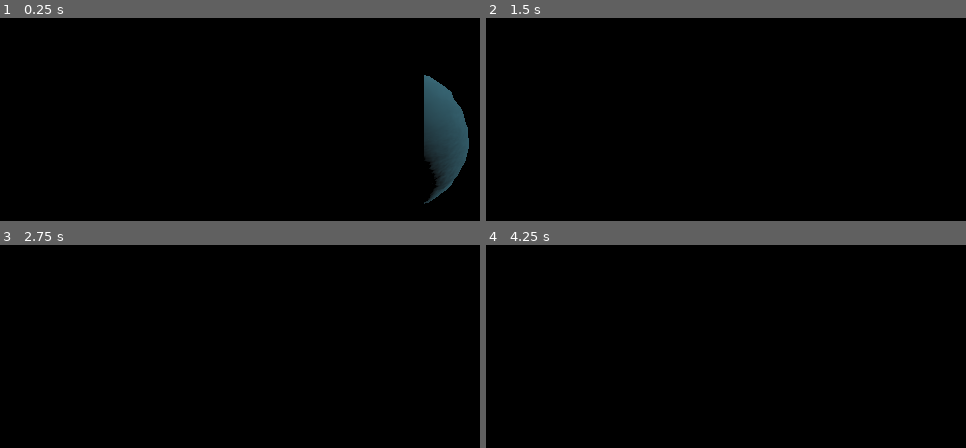
Above: before the commit, frames 1-4 (two rows, left to right).
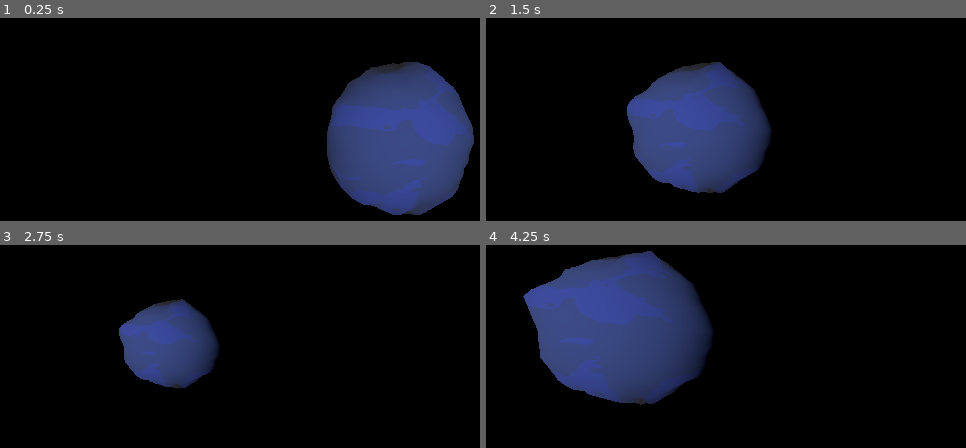
Above: after the commit, the same moments.

Repository: Quantiset/atmosphere-shader
Game: Godot game, scene res://Scenes/main.tscn
The game is run twice, just before and just after one commit, with the same random seed, the same clock (stepped at 60 frames per second) and the same inputs.
Inputs (mouse positions are in pixels of both pictures, inside the frame that each line leads up to):
- Up to frame 1 (0.25 s): no input
- Up to frame 2 (1.5 s): tap Enter at 0.5 s; move the mouse to (outside the picture) at 0.52 s; hold D 0.53-1.28 s; tap Q at 0.6 s; click (outside the picture) at 0.67 s; move the mouse to (726, 162) at 1.27 s; hold S from 1.28 s (still down); tap E at 1.35 s
- Up to frame 3 (2.75 s): move the mouse to (479, 267) at 2.02 s; release S at 2.03 s; hold D from 2.03 s (still down); tap Q at 2.1 s
- Up to frame 4 (4.25 s): move the mouse to (outside the picture) at 2.77 s; release D at 2.78 s; hold W 2.78-3.53 s; tap E at 2.85 s; click (outside the picture) at 2.92 s; move the mouse to (outside the picture) at 3.52 s; hold A from 3.53 s (still down); tap Q at 3.6 s

The runs differ from the first frame. In frame 1, 18% of the frame differs, in the area x 68-99%, y 21-98%; in frame 2, 15%; in frame 3, 6.8%; in frame 4, 22%, in the area x 7-48%, y 2-79%.

Commit message:
Implementation of Multiple Wavelengths

Diff:
--- a/Scenes/main.tscn
+++ b/Scenes/main.tscn
@@ -6,10 +6,13 @@
 [ext_resource type="Shader" uid="uid://rc0fl3vf0s6u" path="res://Scripts/atmosphere.gdshader" id="3_8gbba"]
 
 [sub_resource type="FastNoiseLite" id="FastNoiseLite_kry3j"]
+frequency = 0.0032
 fractal_type = 2
 
 [sub_resource type="NoiseTexture2D" id="NoiseTexture2D_21xkr"]
 noise = SubResource("FastNoiseLite_kry3j")
+seamless = true
+in_3d_space = true
 
 [sub_resource type="FastNoiseLite" id="FastNoiseLite_6bp64"]
 frequency = 0.0439
@@ -45,7 +48,7 @@
 shader_parameter/camera_position = Vector3(0, 0, 0)
 shader_parameter/camera_basis = Basis(1, 0, 0, 0, 1, 0, 0, 0, 1)
 shader_parameter/min_max_x_y = Vector4(0, 0, 0, 0)
-shader_parameter/ray_distance = 100.0
+shader_parameter/density_falloff = 10.0
 shader_parameter/sample_points = 10
 
 [sub_resource type="PlaneMesh" id="PlaneMesh_8gbba"]
@@ -72,6 +75,7 @@
 offset_right = 40.0
 offset_bottom = 40.0
 mouse_filter = 2
+color = Color(0.078431375, 0.78039217, 0.11372549, 1)
 
 [node name="Sun" type="MeshInstance3D" parent="."]
 transform = Transform3D(1, 0, 0, 0, 1, 0, 0, 0, 1, 0, 0, -91.67713)
@@ -83,9 +87,9 @@
 [node name="Camera3D" type="Camera3D" parent="Yaw"]
 unique_name_in_owner = true
 transform = Transform3D(-1, 0, -8.742278e-08, 0, 1, 0, 8.742278e-08, 0, -1, 0, 0, -4.6920485)
-far = 1000.0
 script = ExtResource("2_bo1nx")
 
 [node name="MeshInstance3D" type="MeshInstance3D" parent="Yaw/Camera3D"]
-transform = Transform3D(1, 0, 0, 0, -4.371139e-08, -0.99999994, 0, 1, -4.3711385e-08, -0.985, 0, -0.185)
+transform = Transform3D(1, 0, 0, 0, -4.371139e-08, -0.99999994, 0, 1, -4.3711385e-08, 0.016749624, 0, -0.07049608)
+cast_shadow = 0
 mesh = SubResource("PlaneMesh_8gbba")
--- a/Scripts/Earth.gdshader
+++ b/Scripts/Earth.gdshader
@@ -4,12 +4,17 @@
 uniform sampler2D normalmap;
 
 void vertex() {
-	VERTEX *= (0.1*texture(mountainmap, UV).r + 1.);
+	float tmp;
+	VERTEX *= (0.25*texture(mountainmap, UV).r + 1.);
 }
 
 void fragment() {
-	NORMAL_MAP = texture(normalmap, UV).rgb*0.2;
-	ALBEDO = vec3(0.2, 0.4, 0.46);
+	float h = texture(mountainmap, UV).r;
+	if (h > 0.65) {
+		ALBEDO = vec3(0.207, 0.271, 0.612);
+	} else {
+		ALBEDO = vec3(0.207, 0.271, 0.512);
+	}
 }
 
 //void light() {
--- a/Scripts/atmosphere.gdshader
+++ b/Scripts/atmosphere.gdshader
@@ -1,6 +1,7 @@
 shader_type spatial;
 render_mode unshaded;
 
+uniform sampler2D screen_color_tex : hint_screen_texture;
 uniform sampler2D depth_tex : hint_depth_texture;
 uniform float z_near;
 uniform float z_far;
@@ -13,11 +14,33 @@
 uniform mat3 camera_basis;
 uniform sampler2D direction_vector;
 uniform vec4 min_max_x_y;
-uniform float ray_distance = 100;
+uniform float density_falloff = 0.0;
 uniform int sample_points = 10;
+uniform vec3 scattering_coeffs;
 
-vec2 ray_sphere(vec3 ray_dir) {
-	vec3 to_earth = camera_position - planet_position;
+float density_at_point(vec3 point) {
+	float height_above_surface = length(point - planet_position) - planet_radius;
+	float scaled_height = height_above_surface / (atmosphere_radius - planet_radius);
+	float density = exp(-density_falloff * scaled_height) * (1.0 - scaled_height);
+	return clamp(density, 0.0, 1.0);
+}
+
+float optical_depth(vec3 ray_origin, vec3 ray_dir, float ray_length) {
+	float step_size = ray_length / float(sample_points);
+	float optical_depth = 0.0;
+
+	vec3 local_point = ray_origin;
+	for (int i = 0; i < sample_points; i++) {
+		float local_density = density_at_point(local_point);
+		optical_depth += local_density * step_size;
+		local_point += ray_dir * step_size;
+	}
+
+	return optical_depth;
+}
+
+vec2 ray_sphere(vec3 ray_origin, vec3 ray_dir) {
+	vec3 to_earth = ray_origin - planet_position;
 
 	float a = 1.0;
 	float b = 2.0 * dot(to_earth, ray_dir);
@@ -27,7 +50,7 @@
 
 	if (discriminant > 0.0) {
 		float s = sqrt(discriminant);
-		float near = max(0.001, (-b-s) / (2.0*a));
+		float near = max(0.0, (-b-s) / (2.0*a));
 		float far = (-b+s)/(2.0*a);
 		if (far > 0.001) {
 			return vec2(near, far - near);
@@ -39,13 +62,16 @@
 
 void fragment() {
 
+	vec4 og_col = texture(screen_color_tex, SCREEN_UV);
 	float d_nonlinear = texture(depth_tex, SCREEN_UV).r;
-	float z_n = d_nonlinear;
+	vec3 ndc = vec3(SCREEN_UV * 2.0 - 1.0, d_nonlinear);
 
-	float ndc_depth = d_nonlinear * 2.0 - 1.0;
-    float linear_depth = INV_PROJECTION_MATRIX[3][2] / (ndc_depth + INV_PROJECTION_MATRIX[2][2]);
+	vec4 view = INV_PROJECTION_MATRIX * vec4(ndc, 1.0);
+	view.xyz /= view.w;
 
-	float d_linear = abs(linear_depth);
+	float linear_distance = -view.z;
+
+	float d_linear = abs(linear_distance);
 
 	float min_x = min_max_x_y.r;
 	float max_x = min_max_x_y.g;
@@ -59,18 +85,38 @@
 	dir.y = -dir.y;
 	dir = normalize(camera_basis * dir);
 
-	vec2 rs = ray_sphere(dir);
+	vec2 rs = ray_sphere(camera_position, dir);
 	float dist_to_atmosphere = rs.r;
 	float dist_in_atmosphere = rs.g;
 
-	float s = min(dist_in_atmosphere, d_linear - dist_to_atmosphere) / (2.0*atmosphere_radius);
-	ALBEDO = vec3(d_nonlinear);
+	float end_dist = min(dist_to_atmosphere + dist_in_atmosphere, d_linear);
+	float ray_dist = end_dist - dist_to_atmosphere;
 
-	vec3 query_pos = camera_position;
+	vec3 query_pos = camera_position + dist_to_atmosphere*dir;
+
+	vec3 total_color = vec3(0.0);
+	float step_size = ray_dist / float(sample_points);
+	query_pos += step_size * dir;
+
+	float view_optical_depth = 0.0;
+
 	for (int i = 0; i < sample_points; i++) {
-		query_pos += dir*(float(i) * ray_distance / float(sample_points));
+		query_pos += dir * step_size;
+		vec3 to_sun = normalize(sun_position - query_pos);
+		float density = density_at_point(query_pos);
 
+		if (density > 0.0001) {
+			float sun_time_spent = ray_sphere(query_pos, to_sun).y;
+			float sun_optical_depth = optical_depth(query_pos, to_sun, sun_time_spent);
+			view_optical_depth = optical_depth(query_pos, -dir, float(i+1) * step_size);
+			vec3 transmittance = exp(-(sun_optical_depth+view_optical_depth) * scattering_coeffs);
+
+			total_color += max(density * transmittance * step_size * scattering_coeffs, vec3(0.0));
+		}
 	}
+
+	ALBEDO = og_col.rgb * exp(-view_optical_depth) + total_color;
+	//ALPHA = 1.0;
 
 }
 
--- a/Scripts/main.gd
+++ b/Scripts/main.gd
@@ -33,13 +33,18 @@
 	$Yaw/Camera3D/MeshInstance3D.mesh.material.set_shader_parameter("direction_vector", im_tex)
 	$Yaw/Camera3D/MeshInstance3D.mesh.material.set_shader_parameter("sun_position", $Sun.global_position)
 	$Yaw/Camera3D/MeshInstance3D.mesh.material.set_shader_parameter("planet_position", $Earth.global_position)
-	$Yaw/Camera3D/MeshInstance3D.mesh.material.set_shader_parameter("planet_radius", 1.)
-	$Yaw/Camera3D/MeshInstance3D.mesh.material.set_shader_parameter("atmosphere_radius", 1.6)
+	$Yaw/Camera3D/MeshInstance3D.mesh.material.set_shader_parameter("planet_radius", 1.02)
+	$Yaw/Camera3D/MeshInstance3D.mesh.material.set_shader_parameter("atmosphere_radius", 3.0)
 	$Yaw/Camera3D/MeshInstance3D.mesh.material.set_shader_parameter("min_max_x_y", Vector4(min_x, max_x, min_y, max_y))
 	$Yaw/Camera3D/MeshInstance3D.mesh.material.set_shader_parameter("z_near", cam.near)
 	$Yaw/Camera3D/MeshInstance3D.mesh.material.set_shader_parameter("z_far", cam.far)
+	$Yaw/Camera3D/MeshInstance3D.mesh.material.set_shader_parameter("scattering_coeffs", Vector3(
+		pow(400.0 / 700, 4),
+		pow(400.0 / 530, 4),
+		pow(400.0 / 440, 4)
+	))
 
 func _process(_delta):
 	$Yaw/Camera3D/MeshInstance3D.mesh.material.set_shader_parameter("camera_position", cam.global_position)
 	$Yaw/Camera3D/MeshInstance3D.mesh.material.set_shader_parameter("camera_basis", cam.global_transform.basis)
-	print($Yaw/Camera3D.position)
+	#print($Yaw/Camera3D.position)
